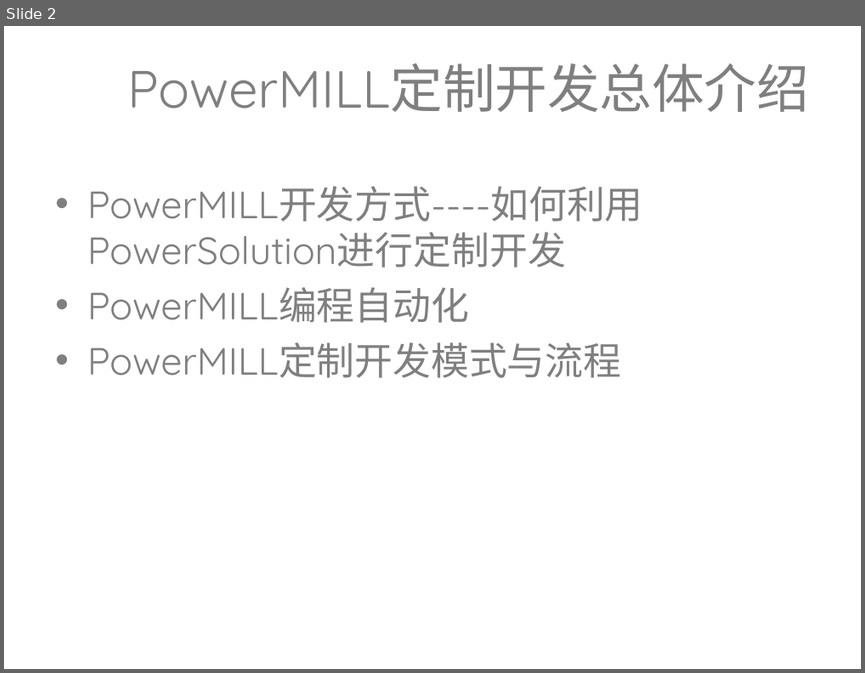
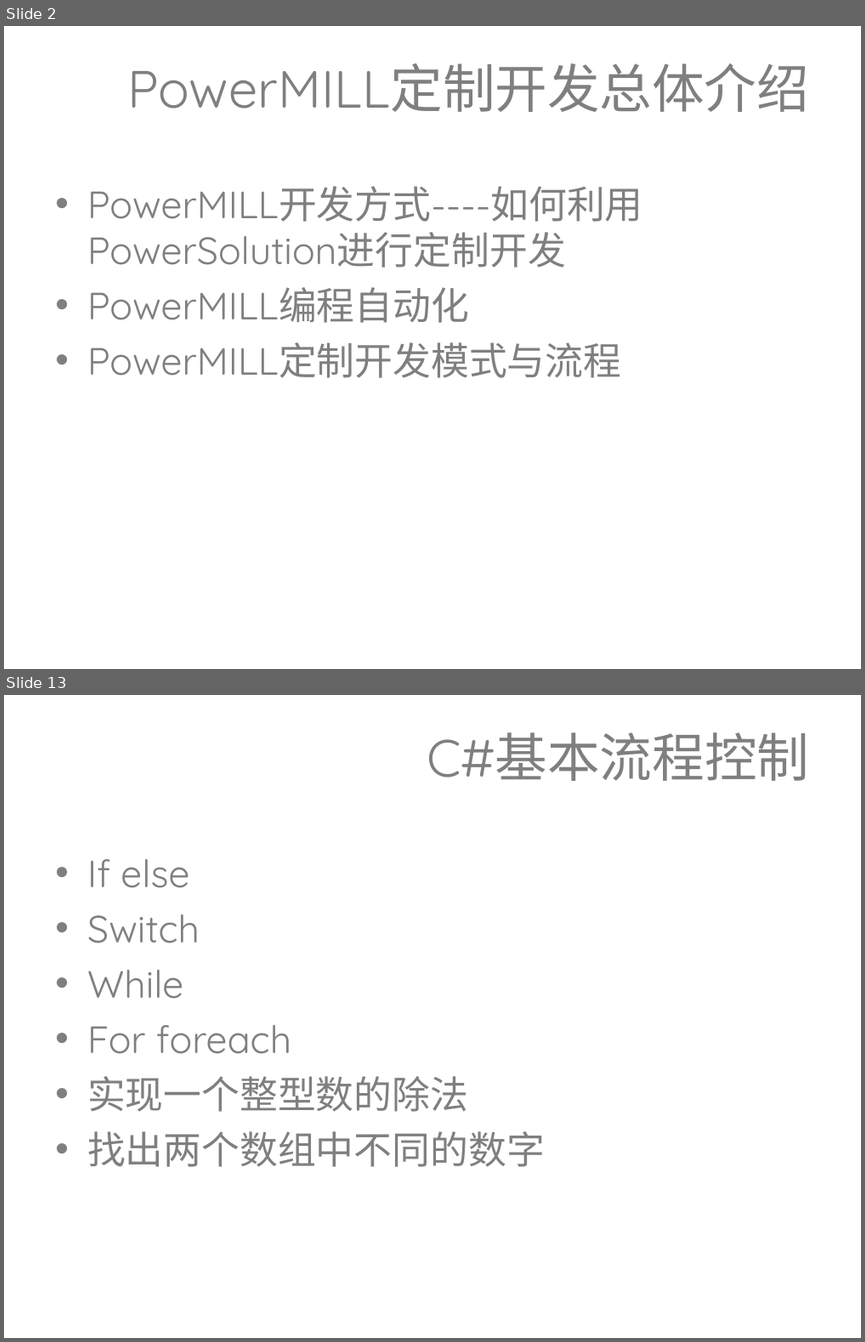
Before and after one commit to lixiaolei19821218/Training_PPT, a slide deck: 定制开发培训.ppt. Shown one above the other, each under a label of ours: slide 2 before the commit, slides 2 and 13 after it; the slides between them are not shown. The pictures are 865x673 and 865x1342 pixels, drawn with LibreOffice and Linux fonts; fonts in the diff are those of the drawing; background and template pictures are left out. Boxes give left, top, right and bottom in pixels: in the first picture for what was removed or moved away, otherwise in the second. Text is boxed around its words. In the diff, an @@ line names an element or a change of style, - is before the commit and + after.

```diff
--- a/定制开发培训.ppt
+++ b/定制开发培训.ppt
@@ slide 13 added at bbox=[4, 695, 861, 1338], background picture (left out) @@
@@ title added at bbox=[426, 732, 809, 781], 44 pt, text #7F7F7F @@
+C#基本流程控制
@@ text added at bbox=[87, 859, 545, 1167], 32 pt, text #7F7F7F @@
+• If else
+• Switch
+• While
+• For foreach
+• 实现一个整型数的除法
+• 找出两个数组中不同的数字
```
Also in this commit, not shown: 21 other slides added, 1 slide removed.
